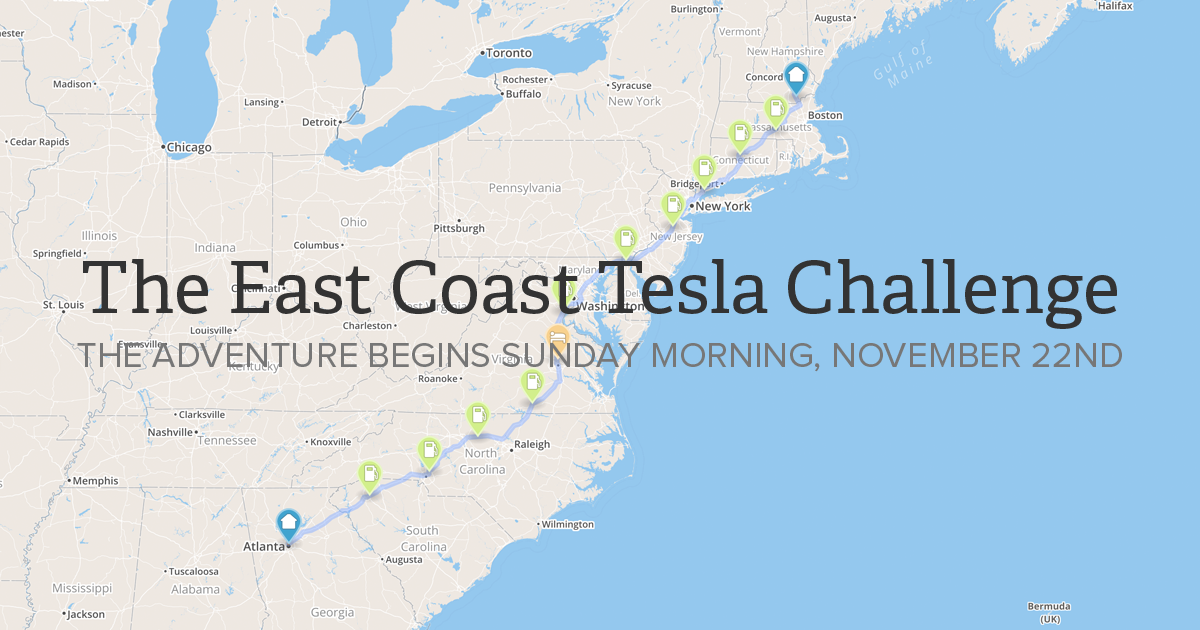
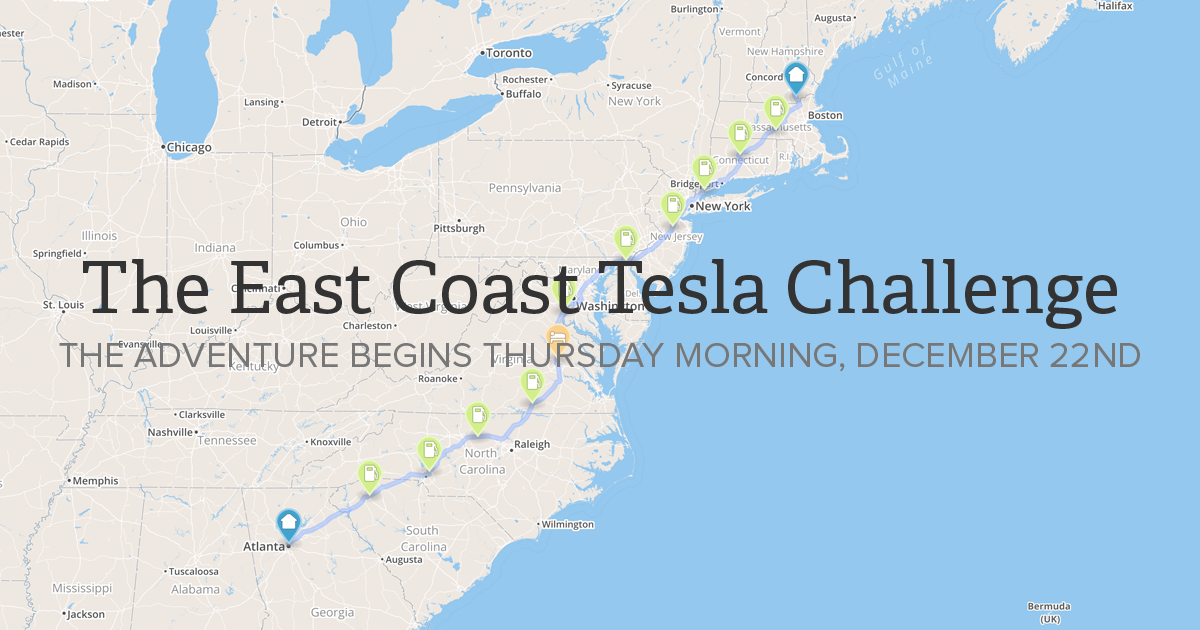
The second 1200x630 image is a revision of the first. Changes to its layers:
renamed "THE ADVENTURE BEGINS SUNDAY MORNING, NOVEMBER 22ND" to "THE ADVENTURE BEGINS THURSDAY MORNING, DECEMBER 22ND", painted on it over (59, 343, 1140, 372)
